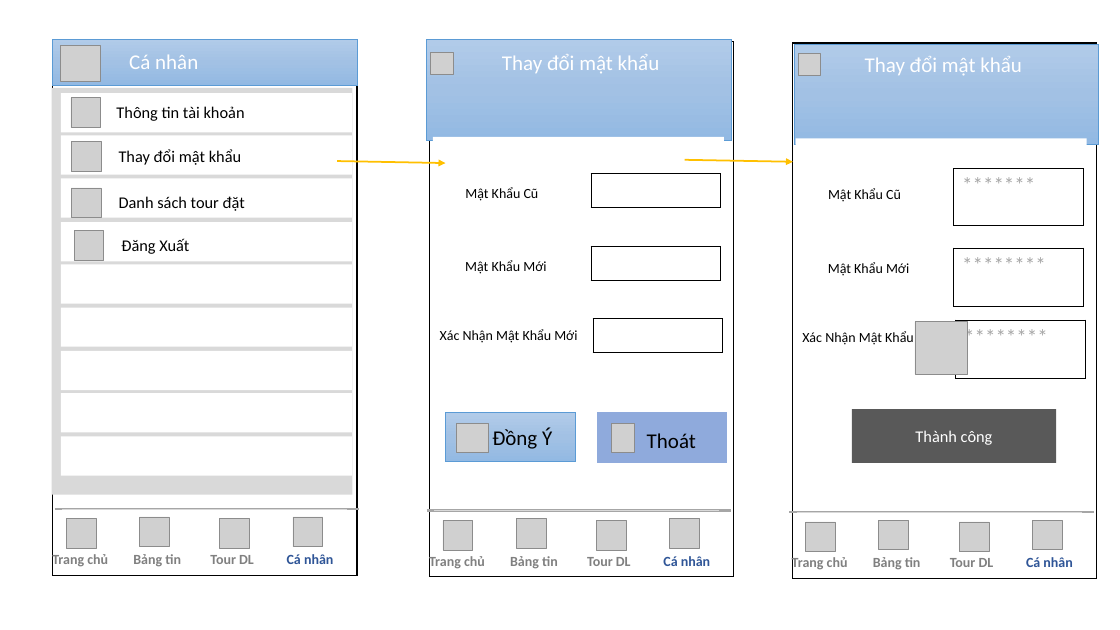
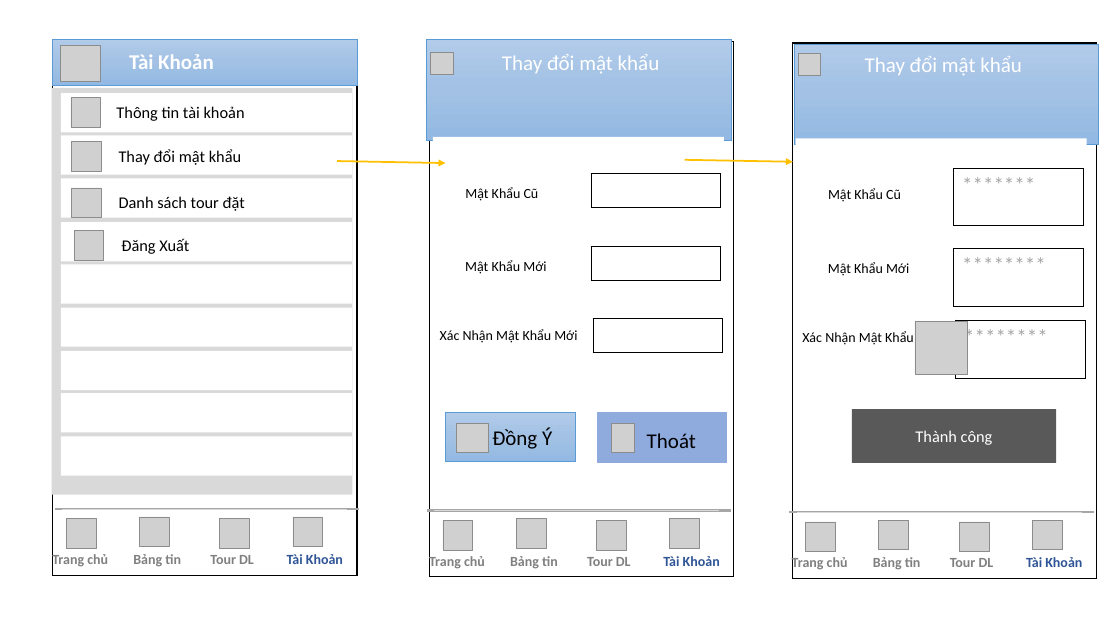
Before and after one commit to conghoangv624/Chuy-n-dd-nh-m-6, a slide deck: slide 11 of Document/CD1-Nhom6-Full.pptx. Drawn at 1120x630 pixels with LibreOffice and Linux fonts; fonts in the diff are those of the drawing; grey boxes stand for pictures. Boxes give left, top, right and bottom in pixels: in the first picture for what was removed or moved away, otherwise in the second. Text is boxed around its words. In the diff, an @@ line names an element or a change of style, - is before the commit and + after.

Commit message:
update
sửa " cá nhân " -> " tài khoản " hợp lý hơn nha bây. :D
Bản mới nhất đấy..chốt rồi đó nhé.

```diff
--- a/Document/CD1-Nhom6-Full.pptx
+++ b/Document/CD1-Nhom6-Full.pptx
@@ text at (x1=129, y1=54, x2=214, y2=69): text changed; bold on @@
-Cá nhân
+Tài Khoản
@@ text at (x1=287, y1=554, x2=343, y2=564): text changed @@
-Cá nhân
+Tài Khoản
@@ text at (x1=663, y1=556, x2=720, y2=566): text changed @@
-Cá nhân
+Tài Khoản
@@ text at (x1=1026, y1=557, x2=1082, y2=567): text changed @@
-Cá nhân
+Tài Khoản
```
Also in this commit, not shown: 12 other slides changed.
